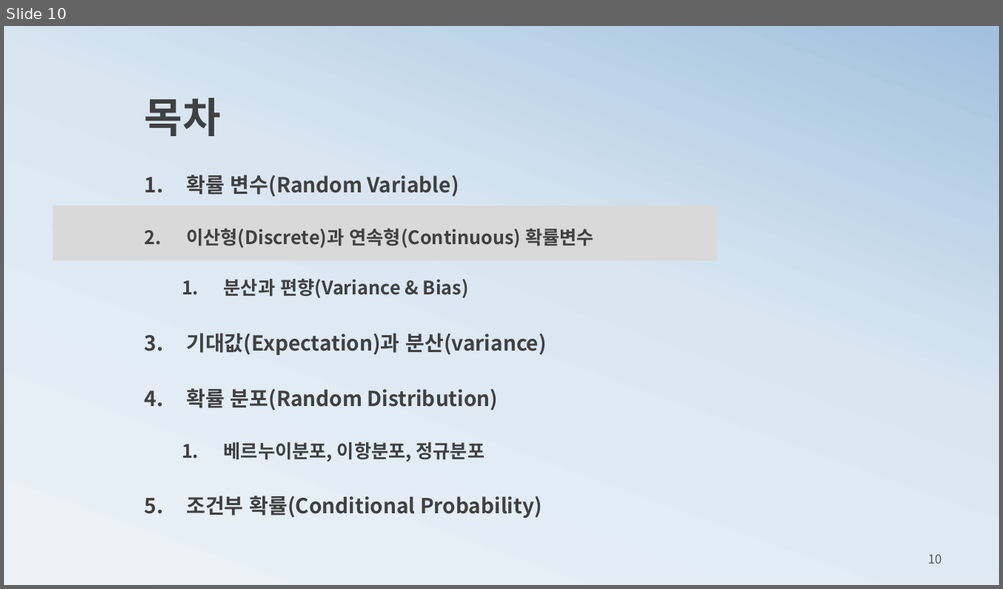
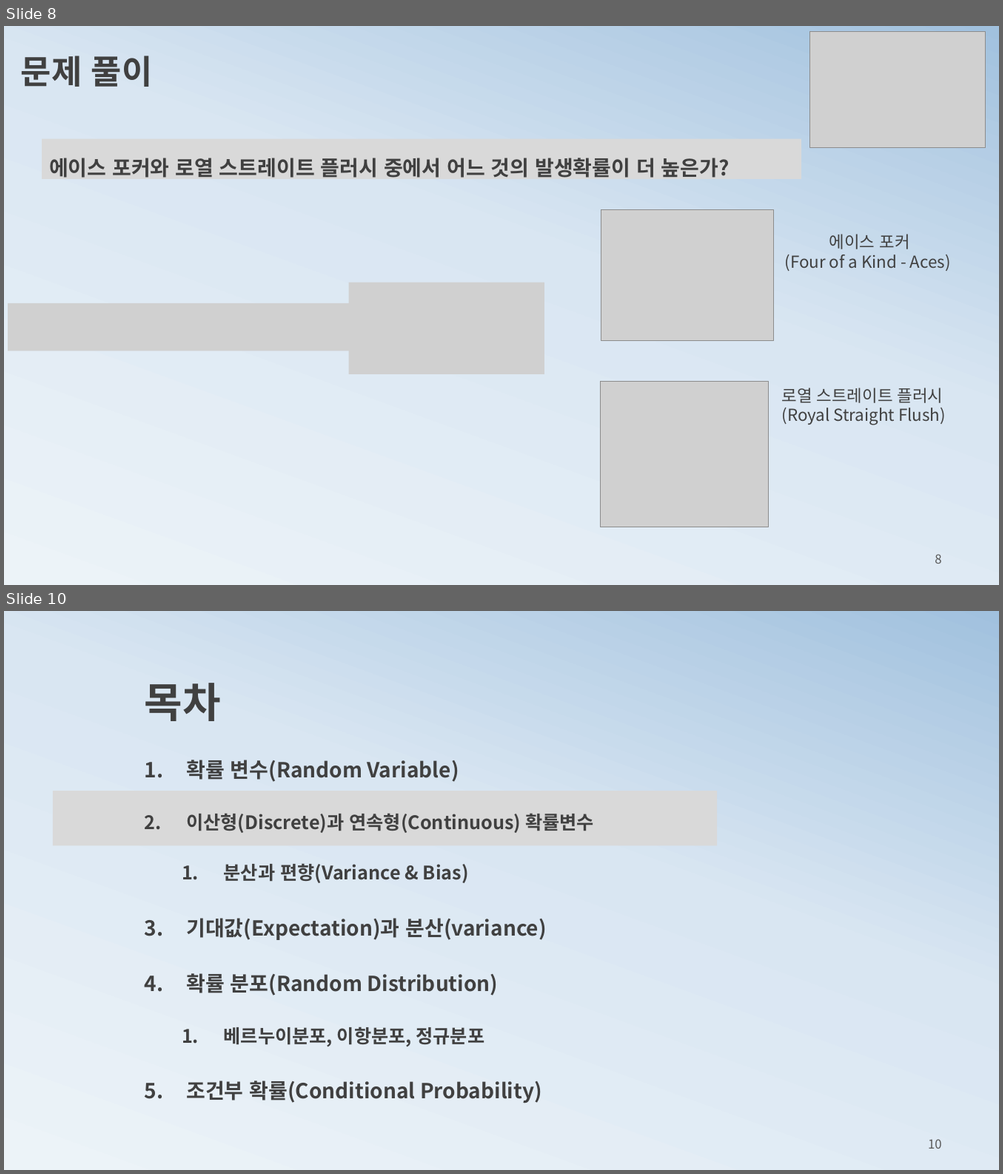
Before and after one commit to ancestor9/mathematics-for-machine-learning, a slide deck: 3_probability theory for machine learning.pptx. Shown one above the other, each under a label of ours: slide 10 before the commit, slides 8 and 10 after it; the slides between them are not shown. The pictures are 1003x589 and 1003x1174 pixels, drawn with LibreOffice and Linux fonts; fonts in the diff are those of the drawing; grey boxes stand for pictures. Boxes give left, top, right and bottom in pixels: in the first picture for what was removed or moved away, otherwise in the second. Text is boxed around its words. In the diff, an @@ line names an element or a change of style, - is before the commit and + after.

```diff
--- a/3_probability theory for machine learning.pptx
+++ b/3_probability theory for machine learning.pptx
@@ slide 8 added at (x1=4, y1=26, x2=999, y2=585), background gradient #ECF3F8 to #D9E6F2 to #A1C1DE @@
@@ picture added at (x1=809, y1=31, x2=984, y2=147) @@
@@ text added at (x1=21, y1=56, x2=152, y2=87), 32 pt, text #404040, bold @@
+문제 풀이
@@ rectangle added at (x1=42, y1=138, x2=801, y2=179), fill #D9D9D9, 20 pt, text #404040, bold @@
+에이스 포커와 로열 스트레이트 플러시 중에서 어느 것의 발생확률이 더 높은가?
@@ picture added at (x1=601, y1=210, x2=772, y2=341) @@
@@ text added at (x1=785, y1=234, x2=950, y2=271), 16 pt, text #404040 @@
+에이스 포커
+(Four of a Kind - Aces)
@@ picture added at (x1=349, y1=283, x2=544, y2=375) @@
@@ picture added at (x1=8, y1=304, x2=366, y2=352) @@
@@ picture added at (x1=600, y1=382, x2=768, y2=528) @@
@@ text added at (x1=782, y1=388, x2=945, y2=426), 16 pt, text #404040 @@
+로열 스트레이트 플러시
+(Royal Straight Flush)
@@ page number added at (x1=934, y1=554, x2=941, y2=564), 12 pt, text #595959 @@
+8
```
Also in this commit, not shown: 5 slides changed, 1 other slide added, 1 slide removed.
